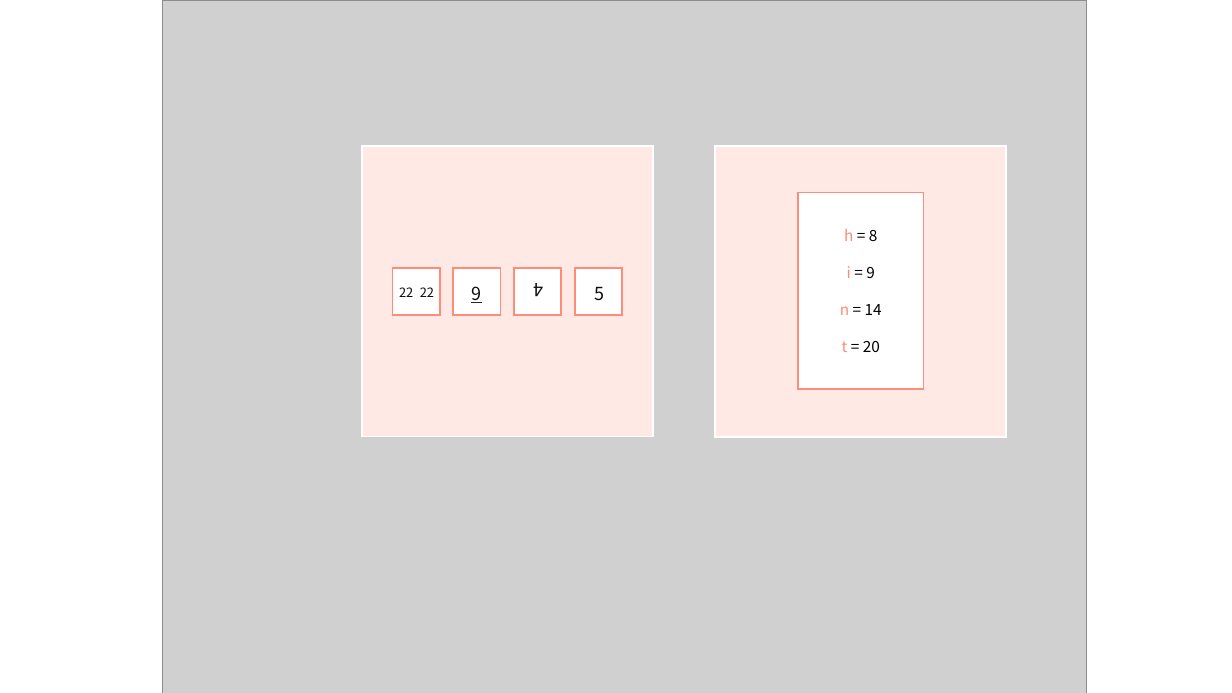
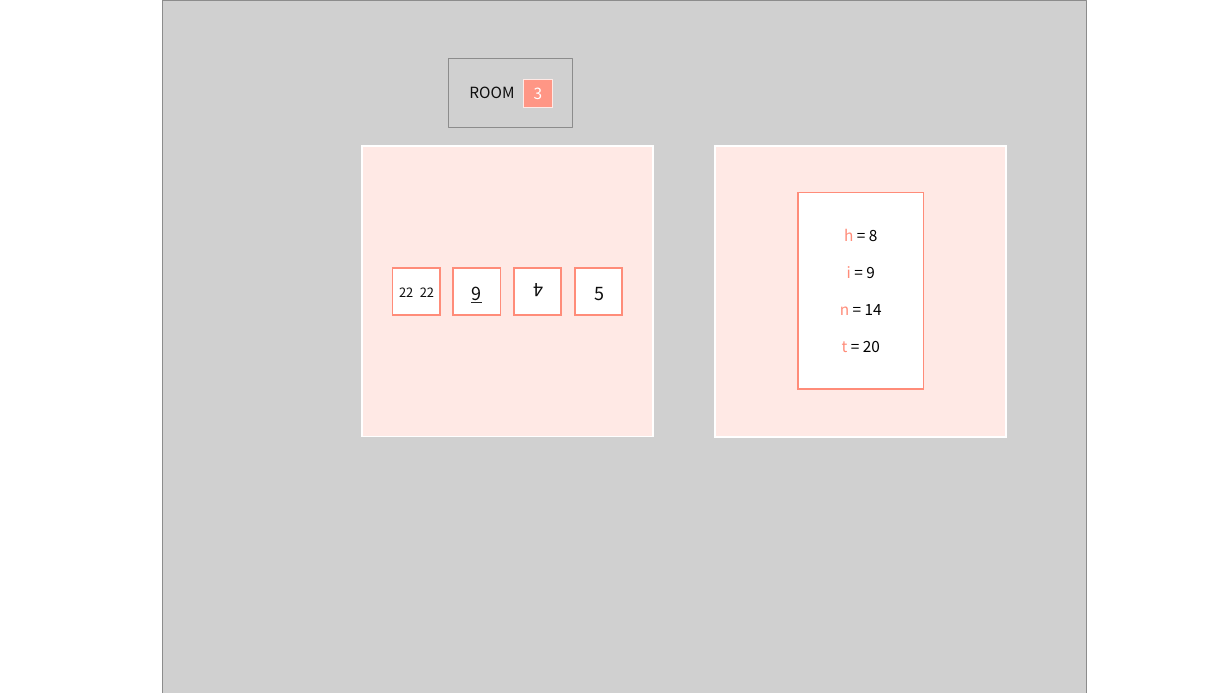
Before and after one commit to SangYoonLee1231/TIL_Study_Note, a slide deck: slide 16 of 미궁 제작 작업/PASSWORLD ESCAPE/패스월드 이스케이프 수정본.pptx. Drawn at 1232x693 pixels with LibreOffice and Linux fonts; fonts in the diff are those of the drawing; grey boxes stand for pictures. Boxes give left, top, right and bottom in pixels: in the first picture for what was removed or moved away, otherwise in the second. Text is boxed around its words. In the diff, an @@ line names an element or a change of style, - is before the commit and + after.

```diff
--- a/미궁 제작 작업/PASSWORLD ESCAPE/패스월드 이스케이프 수정본.pptx
+++ b/미궁 제작 작업/PASSWORLD ESCAPE/패스월드 이스케이프 수정본.pptx
@@ picture added at (448,58,572,128) @@
@@ text added at (469,86,514,98), 12 pt, text #0D0D0D @@
+ROOM
@@ rectangle added at (524,79,553,107), fill #FF9685, outline #FFE9E5 0.75 pt, 12 pt, text #FFFFFF @@
+3
```
Also in this commit, not shown: 9 other slides changed, 1 slide added, 34 other files.
